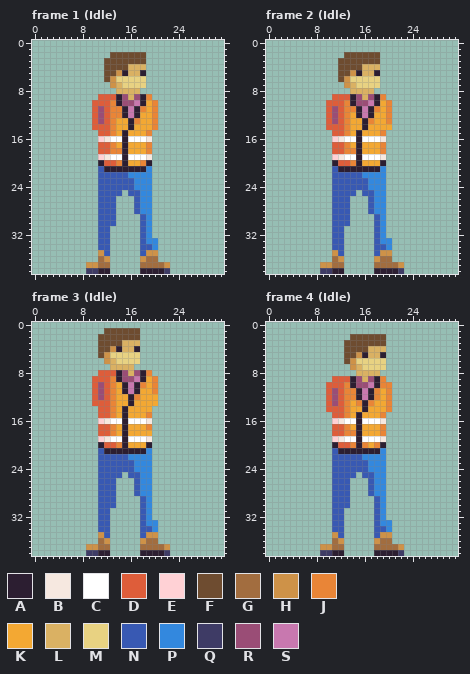
Pixel-art file, stored at Player/Player.aseprite. That is the earlier state.
32x39 pixels, 13 frames. Shown: frame 1 (Idle), frame 2 (Idle), frame 3 (Idle), frame 4 (Idle). The commit also changed other frames, which this record leaves out.
Visible layers, top first: "Head", "Torso", "RightLeg", "LeftLeg".
Palette (. is transparent): A #2c1e31  B #f6e8e0  C #ffffff  D #de5d3a  E #ffd1d5  F #6e4c30  G #a26d3f  H #ce9248  J #e98537  K #f3a833  L #dab163  M #e8d282  N #3859b3  P #3388de  Q #3e3b65  R #9a4d76  S #c878af
Pixels before, frame 1 (Idle), first column x 9:
 2 ....FFFFFF....
 3 ...FFFFFFF....
 4 ...FFFFLLL....
 5 ...FFHALLA....
 6 ...FHMMMMM....
 7 ....HLMMMM....
 8 .....LLLL.....
 9 ..DDDARLRAJ...
10 .DDDJARRSAKJ..
11 .DRDJJASAJKJ..
12 .DRDJJASAKKJ..
13 .DRDJKKAJKKJ..
14 .DDDJKKAKKKJ..
15 ..DDJKAKKKJ...
16 ..EBCCACCCB...
17 ..DDJKAKKKJ...
18 ..DDJJAKKKJ...
19 ..EBCCACCCB...
20 ..ADDJAKKJA...
21 ..NAAAAAAAP...
22 ..NNNNNPPPP...
23 ..NNNNNNPPP...
24 ..NNNNNNPPP...
25 ..NNNN.NNPP...
26 ..NNN...NPP...
27 ..NNN...NPP...
28 ..NNN...NPP...
29 ..NNN....NP...
30 ..NNN....NP...
31 ..NN.....NP...
32 ..NN.....NP...
33 ..NN.....NPP..
34 ..NN.....NNP..
35 ..HN.....NHH..
36 ..GH.....HGG..
37 HHGG.....GGGGH
38 QQAA.....AAAAQ
Pixels before, frame 2 (Idle), first column x 9:
 2 ....FFFFFF....
 3 ...FFFFFFF....
 4 ...FFFFLLL....
 5 ...FFHALLA....
 6 ...FHMMMMM....
 7 ....HLMMMM....
 8 .....LLLL.....
 9 ..DDDARLRAJ...
10 .DDDJARRSAKJ..
11 .DRDJJASAJKJ..
12 .DRDJKASAKKJ..
13 .DRDJKKAJKKJ..
14 .DDDJKKAKKKK..
15 ..DDJKAKKKJ...
16 ..EBCCACCCB...
17 ..DDJKAKKKJ...
18 ..DDJJAKKKJ...
19 ..EBCCACCCB...
20 ..ADDJAKKKA...
21 ..NAAAAAAAP...
22 ..NNNNNPPPP...
23 ..NNNNNNPPP...
24 ..NNNNNNPPP...
25 ..NNNN.NNPP...
26 ..NNN...NPP...
27 ..NNN...NPP...
28 ..NNN...NPP...
29 ..NNN....NP...
30 ..NNN....NP...
31 ..NN.....NP...
32 ..NN.....NP...
33 ..NN.....NPP..
34 ..NN.....NNP..
35 ..HN.....NHH..
36 ..GH.....HGG..
37 HHGG.....GGGGH
38 QQAA.....AAAAQ
Pixels before, frame 3 (Idle), first column x 9:
 1 ...FFFFFF.....
 2 ..FFFFFFF.....
 3 ..FFFFLLL.....
 4 ..FFHALLA.....
 5 ..FHMMMMM.....
 6 ...HLMMMM.....
 7 ....LLLL......
 8 ..DDDARLRAJ...
 9 .DDDJARRSAKJ..
10 .DRDJKASAJKJ..
11 .DRDJKASAKKJ..
12 .DRDJKKAJKKK..
13 .DDDJKKAKKKK..
14 ..DDJKAKKKK...
15 ..DDJKAKKKJ...
16 ..EBCCACCCB...
17 ..DDJKAKKKJ...
18 ..DDJKAKKKK...
19 ..EBCCACCCB...
20 ..ADDJAKKKA...
21 ..NAAAAAAAP...
22 ..NNNNNPPPP...
23 ..NNNNNNPPP...
24 ..NNNNNNPPP...
25 ..NNNN.NNPP...
26 ..NNN...NPP...
27 ..NNN...NPP...
28 ..NNN...NPP...
29 ..NNN....NP...
30 ..NNN....NP...
31 ..NN.....NP...
32 ..NN.....NP...
33 ..NN.....NPP..
34 ..NN.....NNP..
35 ..HN.....NHH..
36 ..GH.....HGG..
37 HHGG.....GGGGH
38 QQAA.....AAAAQ
Pixels before, frame 4 (Idle), first column x 9:
 2 .....FFFFFF...
 3 ....FFFFFFF...
 4 ....FFFFLLL...
 5 ....FFHALLA...
 6 ....FHMMMMM...
 7 .....HLMMMM...
 8 ......LLLL....
 9 ..DDDARLRAJ...
10 .DDDJARRSAJJ..
11 .DRDJJASAJKJ..
12 .DRDJJASAJKJ..
13 .DRDJKJAJKKJ..
14 .DDDJKKAKKKJ..
15 ..DDJKAKKKJ...
16 ..EBCCACCCB...
17 ..DDJKAKKKJ...
18 ..DDJJAKKKJ...
19 ..EBCCACCCB...
20 ..ADDJAJKJA...
21 ..NAAAAAAAP...
22 ..NNNNNPPPP...
23 ..NNNNNNPPP...
24 ..NNNNNNPPP...
25 ..NNNN.NNPP...
26 ..NNN...NPP...
27 ..NNN...NPP...
28 ..NNN...NPP...
29 ..NNN....NP...
30 ..NNN....NP...
31 ..NN.....NP...
32 ..NN.....NP...
33 ..NN.....NPP..
34 ..NN.....NNP..
35 ..HN.....NHH..
36 ..GH.....HGG..
37 HHGG.....GGGGH
38 QQAA.....AAAAQ
New version:
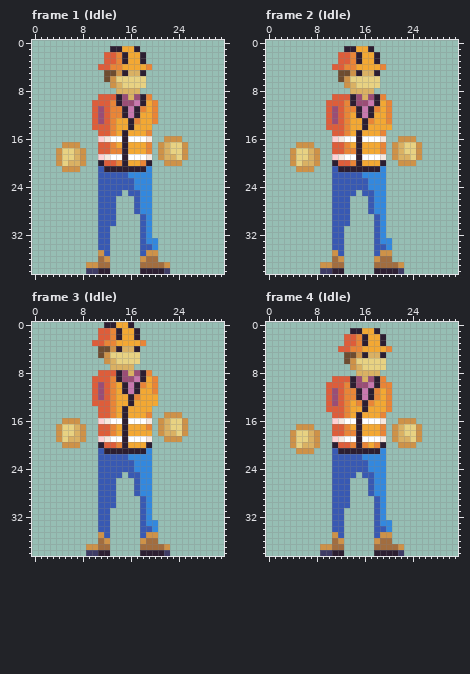
The exact change:
layer "Hands" added
layer "Helmat" now shown
Frame 1 (Idle), layers "Helmat", "Hands", "Torso":
y 1: x 13..17 ..... -> AAKKA
y 2: x 12..18 .FFFFFF -> DDJAKKA
y 3: x 12..18 FFFFFFF -> DDJAKKA
y 4: x 11..19 .FFFFLLL. -> DDJJKKKKJ
y 14: x 20 J -> .
y 16: x 22..24 ... -> HHH
y 17: x 5..7 ... -> HHH; x 21..25 ..... -> HLMMH
y 18: x 4..8 ..... -> HMMLH; x 21..25 ..... -> HLMMH
y 19: x 4..8 ..... -> HMMLH; x 21..25 ..... -> HLLMH
y 20: x 4..8 ..... -> HMLLH; x 22..24 ... -> HHH
y 21: x 5..7 ... -> HHH
Frame 2 (Idle), layers "Helmat", "Hands":
y 1: x 13..17 ..... -> AAKKA
y 2: x 12..18 .FFFFFF -> DDJAKKA
y 3: x 12..18 FFFFFFF -> DDJAKKA
y 4: x 11..19 .FFFFLLL. -> DDJJKKKKJ
y 16: x 22..24 ... -> HHH
y 17: x 5..7 ... -> HHH; x 21..25 ..... -> HLMMH
y 18: x 4..8 ..... -> HMMLH; x 21..25 ..... -> HLMMH
y 19: x 4..8 ..... -> HMMLH; x 21..25 ..... -> HLLMH
y 20: x 4..8 ..... -> HMLLH; x 22..24 ... -> HHH
y 21: x 5..7 ... -> HHH
Frame 3 (Idle), layers "Helmat", "Hands":
y 0: x 12..16 ..... -> AAKKA
y 1: x 11..17 .FFFFFF -> DDJAKKA
y 2: x 11..17 FFFFFFF -> DDJAKKA
y 3: x 10..18 .FFFFLLL. -> DDJJKKKKJ
y 15: x 22..24 ... -> HHH
y 16: x 5..7 ... -> HHH; x 21..25 ..... -> HLMMH
y 17: x 4..8 ..... -> HMMLH; x 21..25 ..... -> HLMMH
y 18: x 4..8 ..... -> HMMLH; x 21..25 ..... -> HLLMH
y 19: x 4..8 ..... -> HMLLH; x 22..24 ... -> HHH
y 20: x 5..7 ... -> HHH
Frame 4 (Idle), layers "Helmat", "Hands":
y 1: x 14..18 ..... -> AAKKA
y 2: x 13..19 .FFFFFF -> DDJAKKA
y 3: x 13..19 FFFFFFF -> DDJAKKA
y 4: x 12..20 .FFFFLLL. -> DDJJKKKKJ
y 16: x 22..24 ... -> HHH
y 17: x 5..7 ... -> HHH; x 21..25 ..... -> HLMMH
y 18: x 4..8 ..... -> HMMLH; x 21..25 ..... -> HLMMH
y 19: x 4..8 ..... -> HMMLH; x 21..25 ..... -> HLLMH
y 20: x 4..8 ..... -> HMLLH; x 22..24 ... -> HHH
y 21: x 5..7 ... -> HHH
